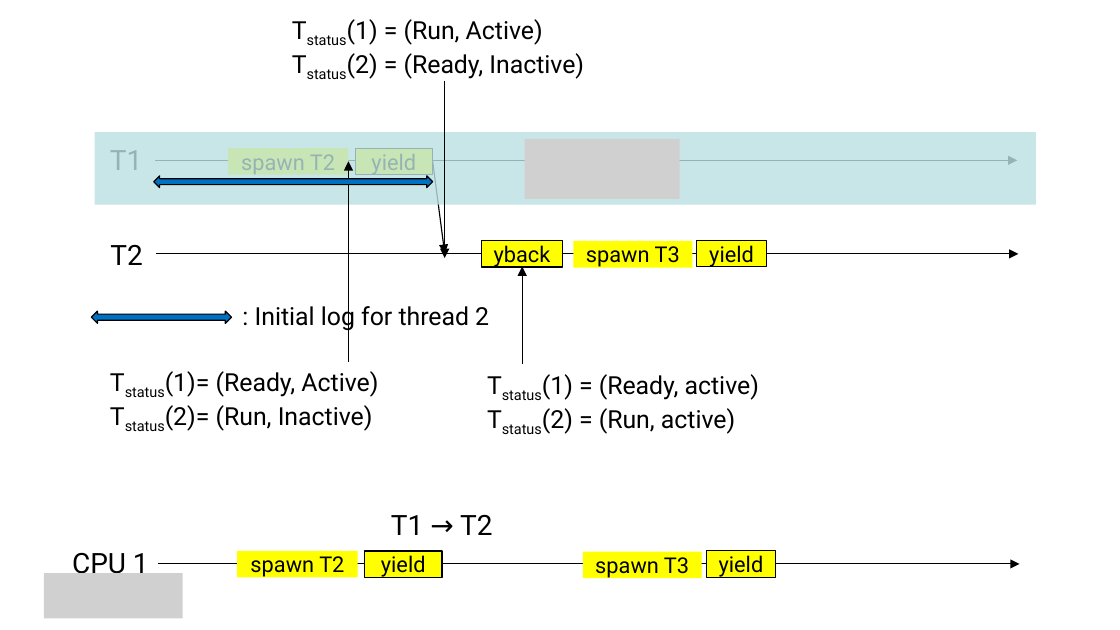
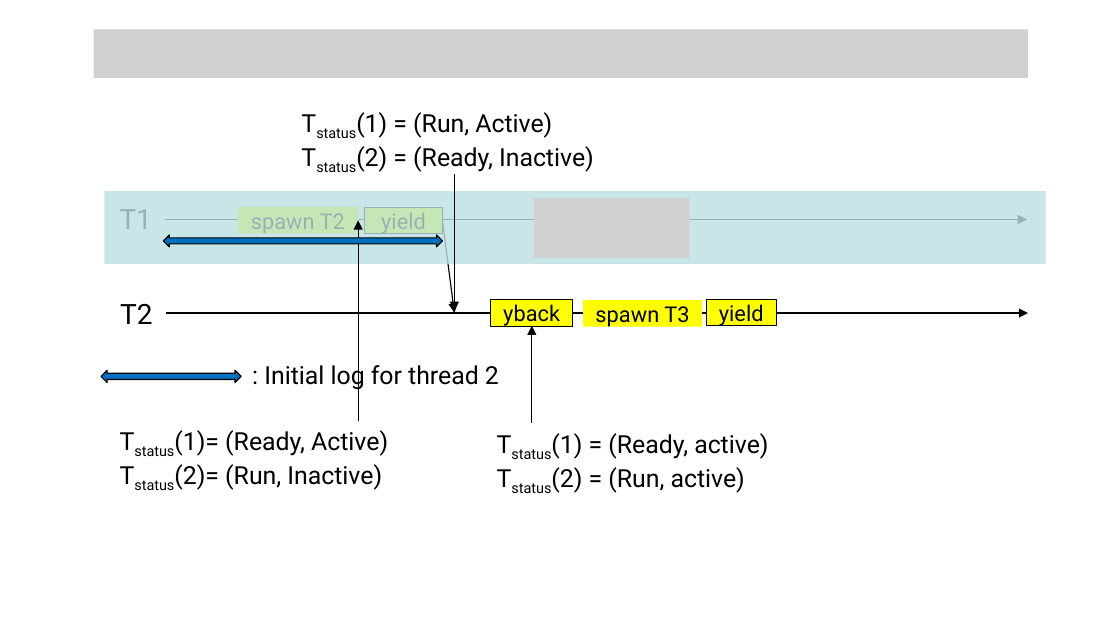
Before and after one commit to jieungkim/phd_thesis, a slide deck: slide 5 of figs/conlink/concurrent_linking.pptx. Drawn at 1120x630 pixels with LibreOffice and Linux fonts; fonts in the diff are those of the drawing; grey boxes stand for pictures. Boxes give left, top, right and bottom in pixels: in the first picture for what was removed or moved away, otherwise in the second. Text is boxed around its words. In the diff, an @@ line names an element or a change of style, - is before the commit and + after.

Commit message:
choose the necessary definitions and figures for multithreaded linking. I can finish the initial version of that part within tomorrow

```diff
--- a/figs/conlink/concurrent_linking.pptx
+++ b/figs/conlink/concurrent_linking.pptx
@@ picture added at [94, 29, 1028, 77] @@
@@ text "Tstatus(1) = (Run, Active) Tstatus(2) ...": place and size @@
-text "Tstatus(1) = (Run, Active) Tstatus(2) ..." at [347, 19, 584, 79]
+text "Tstatus(1) = (Run, Active) Tstatus(2) ..." at [356, 112, 594, 172]
@@ picture removed at [525, 139, 680, 199] @@
@@ arrow moved from (445, 81) - (445, 258) to (455, 174) - (455, 311) @@
@@ picture added at [534, 198, 689, 259] @@
@@ 6 rectangles, 5 texts, 5 arrows, 2 left right arrows: place and size @@
-6 rectangles, 5 texts, 5 arrows, 2 left right arrows at [92, 132, 1036, 434]
+6 rectangles, 5 texts, 5 arrows, 2 left right arrows at [101, 192, 1045, 493]
@@ text removed at [391, 514, 492, 535] @@
-T1 → T2
@@ text removed at [72, 553, 149, 581] @@
-CPU 1
@@ arrow removed from (158, 564) to (1019, 564) @@
@@ rectangle removed at [237, 551, 358, 578] @@
-spawn T2
@@ rectangle removed at [364, 551, 441, 578] @@
-yield
@@ rectangle removed at [582, 552, 701, 579] @@
-spawn T3
@@ rectangle removed at [706, 551, 775, 578] @@
-yield
@@ picture removed at [44, 573, 183, 618] @@
```
Also in this commit, not shown: 5 other slides changed, 1 slide added, 18 other files.
